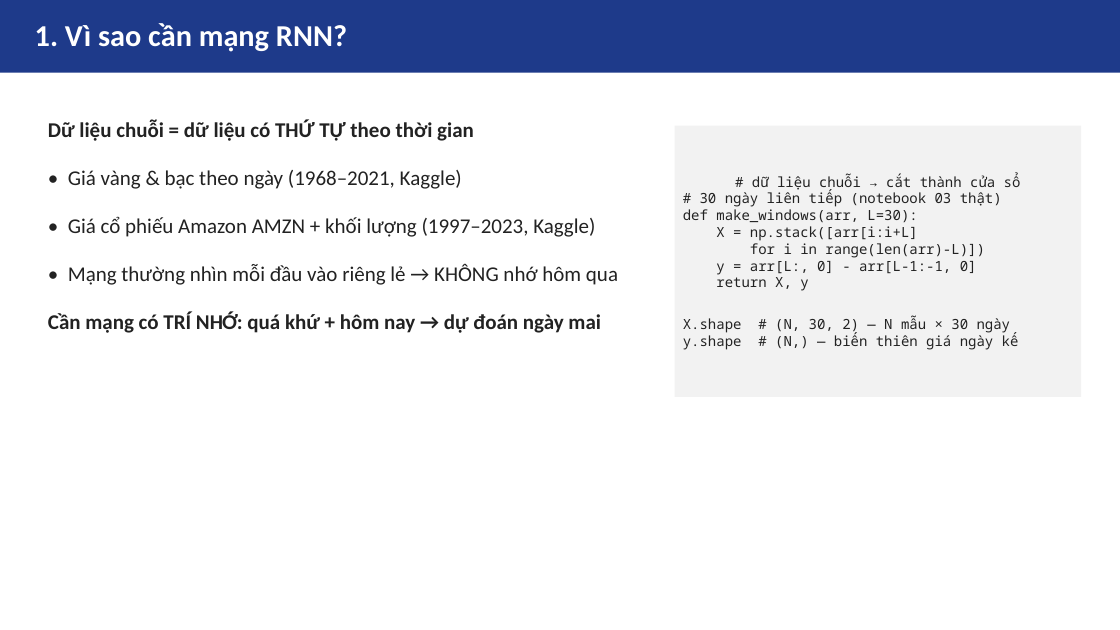
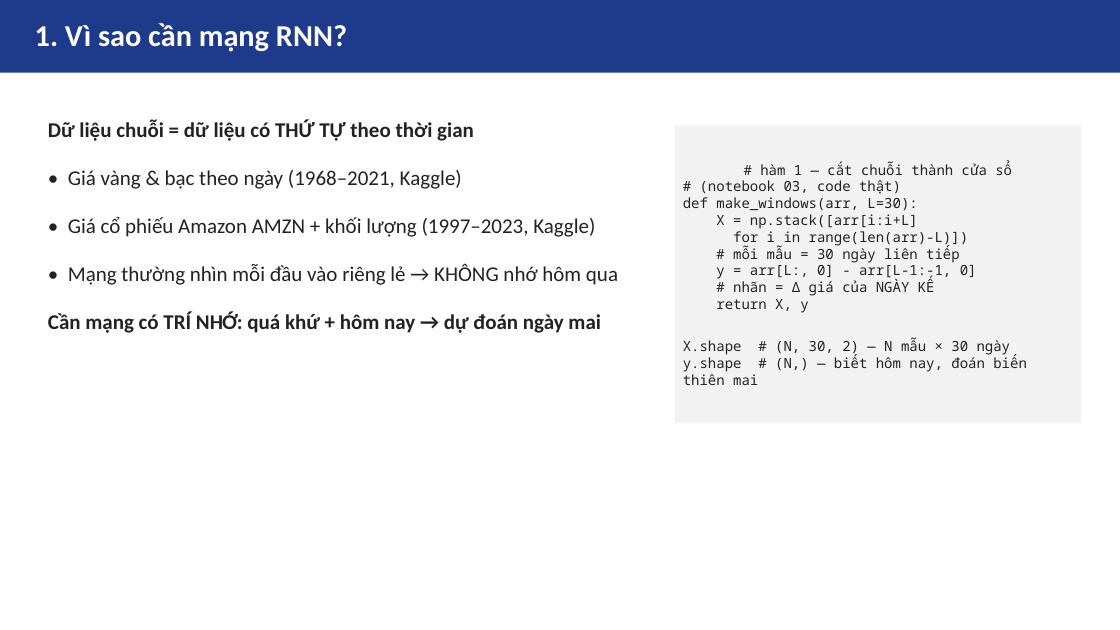
Before and after one commit to lucnguyen1375/HTTM-Presentation, a slide deck: slide 1 of asm06/slides/rnn.pptx. Drawn at 1120x630 pixels with LibreOffice and Linux fonts; fonts in the diff are those of the drawing. Boxes give left, top, right and bottom in pixels: in the first picture for what was removed or moved away, otherwise in the second. Text is boxed around its words. In the diff, an @@ line names an element or a change of style, - is before the commit and + after.

```diff
--- a/asm06/slides/rnn.pptx
+++ b/asm06/slides/rnn.pptx
@@ rectangle "# hàm 1 — cắt ...": place and size @@
-rectangle "# hàm 1 — cắt ..." at [675,126,1081,397]
+rectangle "# hàm 1 — cắt ..." at [675,126,1081,423]
@@ text in rectangle at [700,161,1012,194]: text changed @@
-# dữ liệu chuỗi → cắt thành cửa sổ
-# 30 ngày liên tiếp (notebook 03 thật)
+# hàm 1 — cắt chuỗi thành cửa sổ
+# (notebook 03, code thật)
@@ text in rectangle at [733,245,960,263]: paragraph added @@
+# mỗi mẫu = 30 ngày liên tiếp
@@ text in rectangle at [733,279,935,296]: paragraph added @@
+# nhãn = Δ giá của NGÀY KẾ
@@ text in rectangle at [683,354,1027,385]: text changed @@
-y.shape # (N,) — biến thiên giá ngày kế
+y.shape # (N,) — biết hôm nay, đoán biến thiên mai
```
Also in this commit, not shown: 3 other slides changed, 5 slides added, 3 slides removed, 1 other file.
